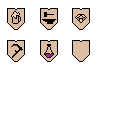
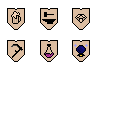
Before/after of a (128, 128) layered artwork. What changed in the layer stack:
painted on "Background" over [74, 44, 88, 57]
